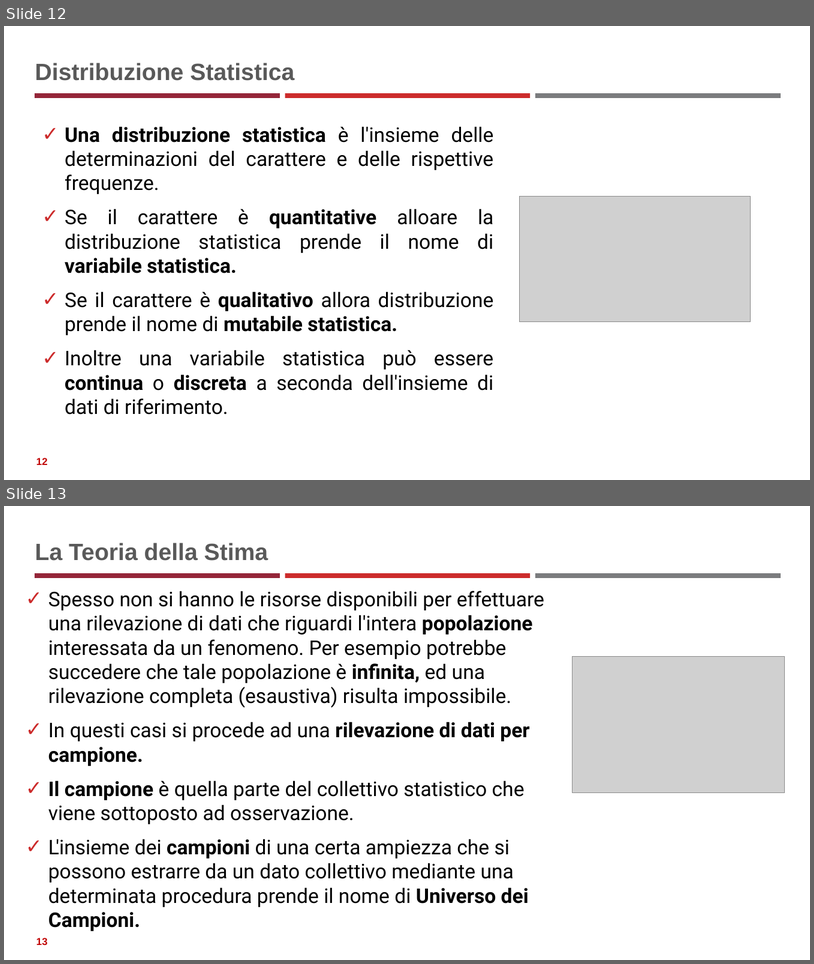
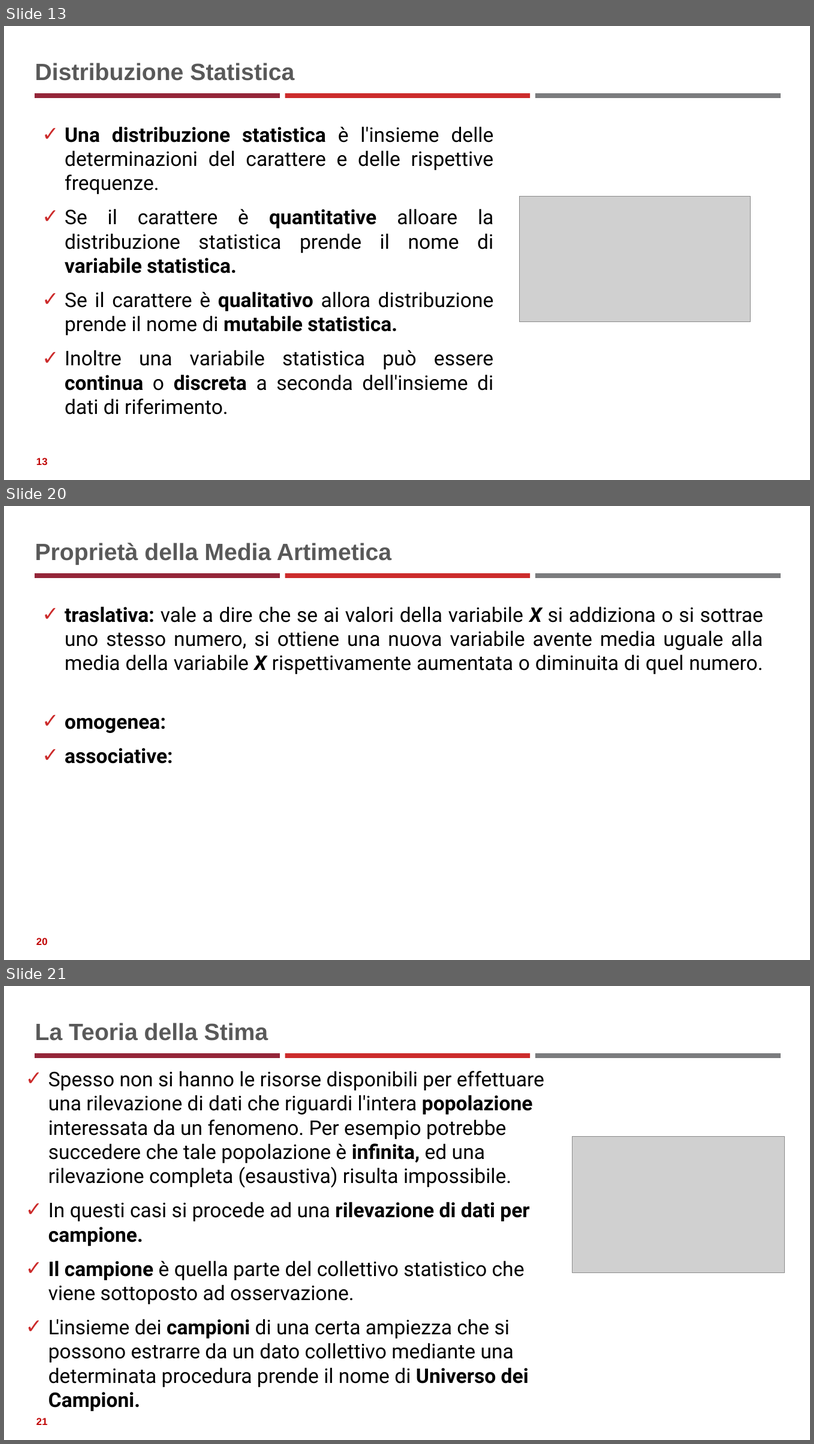
Before and after one commit to neural1977/data_science_interview_material, a slide deck: Statistics_ita.pptx. Shown one above the other, each under a label of ours: slides 12 and 13 before the commit, slides 13, 20 and 21 after it; the slides between them are not shown. The pictures are 814x964 and 814x1444 pixels, drawn with LibreOffice and Linux fonts; fonts in the diff are those of the drawing; grey boxes stand for pictures. Boxes give left, top, right and bottom in pixels: in the first picture for what was removed or moved away, otherwise in the second. Text is boxed around its words. In the diff, an @@ line names an element or a change of style, - is before the commit and + after.

```diff
--- a/Statistics_ita.pptx
+++ b/Statistics_ita.pptx
@@ slide 20 added at (4, 506, 810, 960), background #FFFFFF; not listed: 3 template elements that a slide beside it also shows @@
@@ title added at (35, 543, 392, 565), 28 pt, text #595959, bold @@
+Proprietà della Media Artimetica
@@ text added at (65, 606, 764, 763), 24 pt, text #000000 @@
+✓ traslativa: vale a dire che se ai valori della variabile X si addiziona o si sottrae uno stesso numero, si ottiene una nuova variabile avente media uguale alla media della variabile X rispettivamente aumentata o diminuita di quel numero.
+✓ omogenea:
+✓ associative:
@@ page number added at (36, 937, 48, 945), 12 pt, text #C00000, bold @@
+20
@@ what was slide 12 is now slide 13 @@
@@ page number at (36, 457, 48, 465): text changed @@
-12
+13
@@ what was slide 13 is now slide 21 @@
@@ page number at (36, 1417, 48, 1425): text changed @@
-13
+21
```
Also in this commit, not shown: 7 other slides added, 1 other file.
